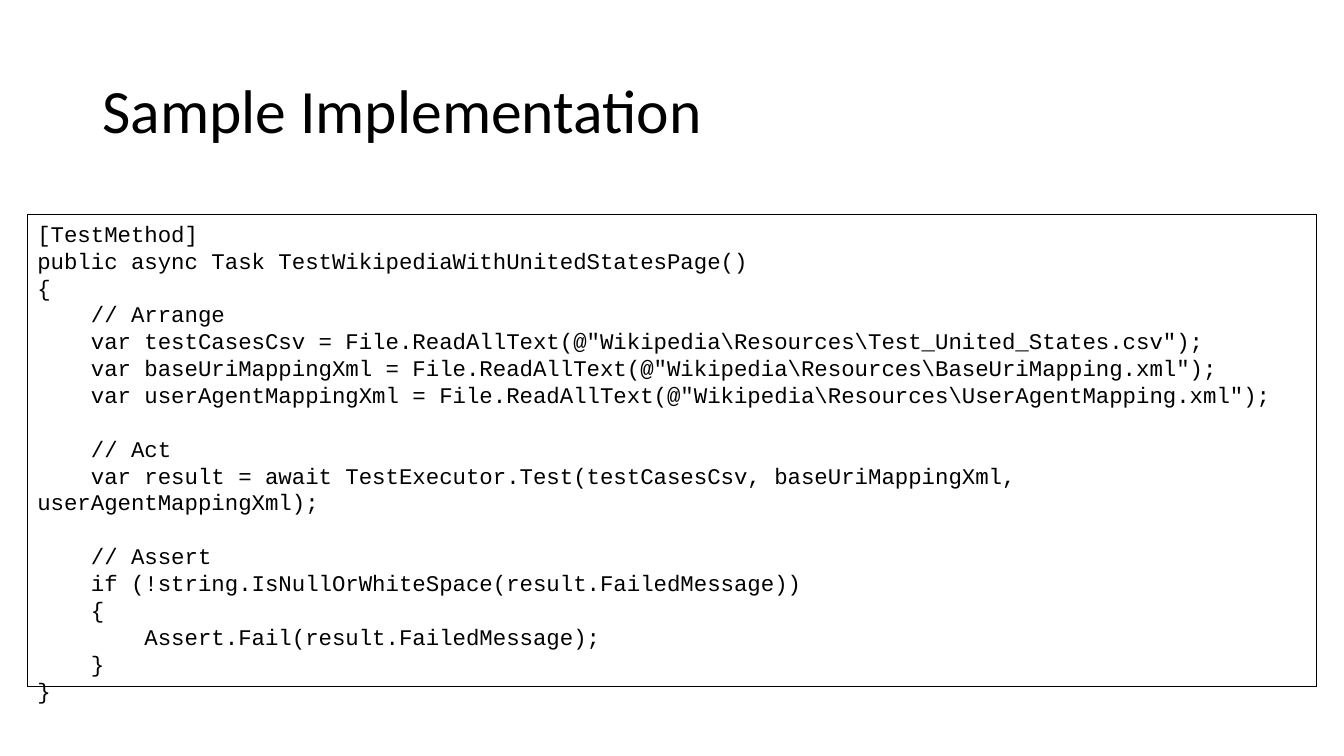
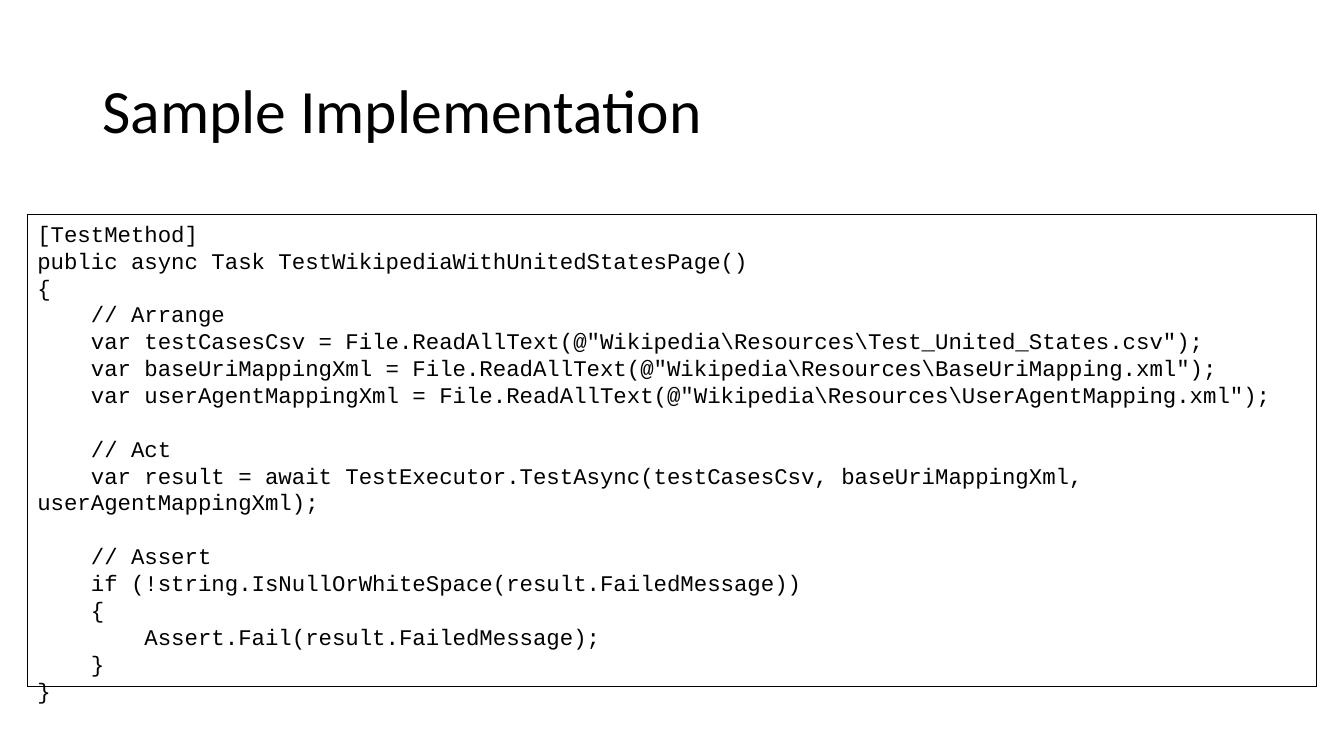
Before and after one commit to kenyamat/Tatami-dotnet, a slide deck: slide 7 of docs/Tatami overview.pptx (slide 6 before the commit). Drawn at 1344x756 pixels with LibreOffice and Linux fonts; fonts in the diff are those of the drawing. Boxes give left, top, right and bottom in pixels: in the first picture for what was removed or moved away, otherwise in the second. Text is boxed around its words. In the diff, an @@ line names an element or a change of style, - is before the commit and + after.

```diff
--- a/docs/Tatami overview.pptx
+++ b/docs/Tatami overview.pptx
@@ text in rectangle at (37, 467, 1082, 515): text changed @@
-var result = await TestExecutor.Test(testCasesCsv, baseUriMappingXml, userAgentMappingXml);
+var result = await TestExecutor.TestAsync(testCasesCsv, baseUriMappingXml, userAgentMappingXml);
```
Also in this commit, not shown: 2 other slides changed, 1 slide added, 1 slide removed, 25 other files.
